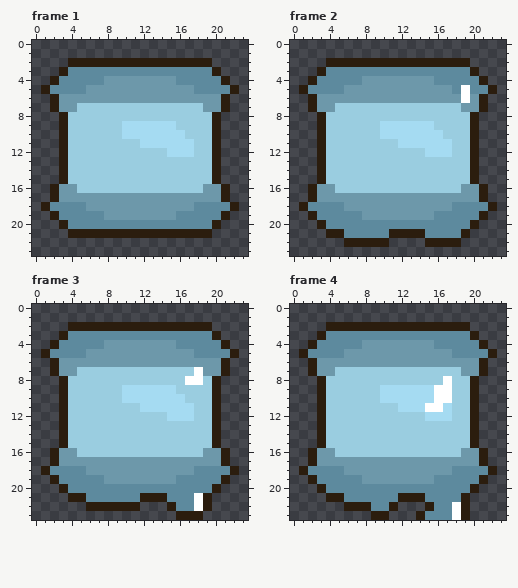
Two states of a pixel-art file, Loot&Lunch/UI/jscoutinho_ui_mana_idle.ase. The picture above was drawn from the file before the commit.
24x24 pixels, 11 frames. Shown: frame 1, frame 2, frame 3, frame 4. The commit also changed other frames, which this record leaves out.
The same view after the edit:
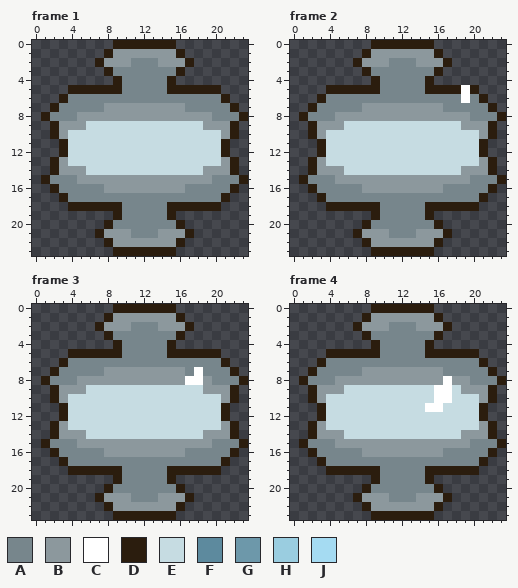
Palette (. is transparent): A #77868c  B #8c989d  C #ffffff  D #2b1d0e  E #c6dce2  F #5d8a9e  G #6d98aa  H #9acde0  J #a5dbf2
Message: Modifiquei formato e animação da barra de mana
What changed:
layer "Camada Azul" opacity 35% -> 17%
Changed rows in their new state; - is an unchanged pixel.
Frame 1:
first column x 1:
 0 --------DDDDDDD--------
 1 -------DBBBBBBBD-------
 2 ---...-BBBAAABBB-..----
 3 --.....DAAAAAAAD....---
 4 -.......DAAAAAD......--
 5 ...DDDDDDAAAAADDDDDD..-
 6 -.DAAAAAAAAAAAAAAAAA---
 7 --AAAAABBBBBBBBBAAAAAD-
 8 DAAABBBBBBBBBBBBBBBAAAD
 9 -DBBBEEEEEEEEEEEEEBBBD-
10 -DBEEEEEEEEEEEEEEEEEBD-
11 ---EEEEEEEEEEEEEEEEED--
12 ---EEEEEEEEEEEEEEEEED--
13 -DBEEEEEEEEEEEEEEEEEBD-
14 -DBBBEEEEEEEEEEEEEBBBD-
15 DAAABBBBBBBBBBBBBBBAAAD
16 --AAAAABBBBBBBBBAAAAAD-
17 -.DAAAAAAAAAAAAAAAAA---
18 ...DDDDDDAAAAADDDDDD..-
19 -.......DAAAAAD......--
20 --.....DAAAAAAAD....---
21 ---...-BBBAAABBB-..----
22 -------DBBBBBBBD-------
23 --------DDDDDDD--------
Frame 2:
first column x 1:
 0 --------DDDDDDD--------
 1 -------DBBBBBBBD-------
 2 ---...-BBBAAABBB-..----
 3 --.....DAAAAAAAD....---
 4 -.......DAAAAAD......--
 5 ...DDDDDDAAAAADDDD-D..-
 6 -.DAAAAAAAAAAAAAAA-A---
 7 --AAAAABBBBBBBBBAAAAAD-
 8 DAAABBBBBBBBBBBBBBBAAAD
 9 -DBBBEEEEEEEEEEEEEBBBD-
10 -DBEEEEEEEEEEEEEEEEEBD-
11 ---EEEEEEEEEEEEEEEEED--
12 ---EEEEEEEEEEEEEEEEED--
13 -DBEEEEEEEEEEEEEEEEEBD-
14 -DBBBEEEEEEEEEEEEEBBBD-
15 DAAABBBBBBBBBBBBBBBAAAD
16 --AAAAABBBBBBBBBAAAAAD-
17 -.DAAAAAAAAAAAAAAAAA---
18 ...DDDDDDAAAAADDDDDD..-
19 -.......DAAAAAD......--
20 --.....DAAAAAAAD....---
21 ---...DBBBAAABBBD..----
22 -----..-BBBBBBB-..-----
23 --------DDDDDDD--------
Frame 3:
first column x 1:
 0 --------DDDDDDD--------
 1 -------DBBBBBBBD-------
 2 ---...-BBBAAABBB-..----
 3 --.....DAAAAAAAD....---
 4 -.......DAAAAAD......--
 5 ...DDDDDDAAAAADDDDDD..-
 6 -.DAAAAAAAAAAAAAAAAA---
 7 --AAAAABBBBBBBBBA-AAAD-
 8 DAAABBBBBBBBBBBB--BAAAD
 9 -DBBBEEEEEEEEEEEEEBBBD-
10 -DBEEEEEEEEEEEEEEEEEBD-
11 ---EEEEEEEEEEEEEEEEED--
12 ---EEEEEEEEEEEEEEEEED--
13 -DBEEEEEEEEEEEEEEEEEBD-
14 -DBBBEEEEEEEEEEEEEBBBD-
15 DAAABBBBBBBBBBBBBBBAAAD
16 --AAAAABBBBBBBBBAAAAAD-
17 -.DAAAAAAAAAAAAAAAAA---
18 ...DDDDDDAAAAADDDDDD..-
19 -.......DAAAAAD......--
20 --.....DAAAAAAAD....---
21 ---...DBBBAAABBBD..----
22 -----..-BBBBBBBD...----
23 --------DDDDDDD...-----
Frame 4:
first column x 1:
 0 --------DDDDDDD--------
 1 -------DBBBBBBBD-------
 2 ---...-BBBAAABBB-..----
 3 --.....DAAAAAAAD....---
 4 -.......DAAAAAD......--
 5 ...DDDDDDAAAAADDDDDD..-
 6 -.DAAAAAAAAAAAAAAAAA---
 7 --AAAAABBBBBBBBBAAAAAD-
 8 DAAABBBBBBBBBBBB-BBAAAD
 9 -DBBBEEEEEEEEEE--EBBBD-
10 -DBEEEEEEEEEEEE--EEEBD-
11 ---EEEEEEEEEEE--EEEED--
12 ---EEEEEEEEEEEEEEEEED--
13 -DBEEEEEEEEEEEEEEEEEBD-
14 -DBBBEEEEEEEEEEEEEBBBD-
15 DAAABBBBBBBBBBBBBBBAAAD
16 --AAAAABBBBBBBBBAAAAAD-
17 -.DAAAAAAAAAAAAAAAAA---
18 ...DDDDDDAAAAADDDDDD..-
19 -.......DAAAAAD......--
20 --.....DAAAAAAAD....---
21 ---...DBBBAAABBBD..----
22 -----..-BBBBBBBD...----
23 ----------DDD-D....----
